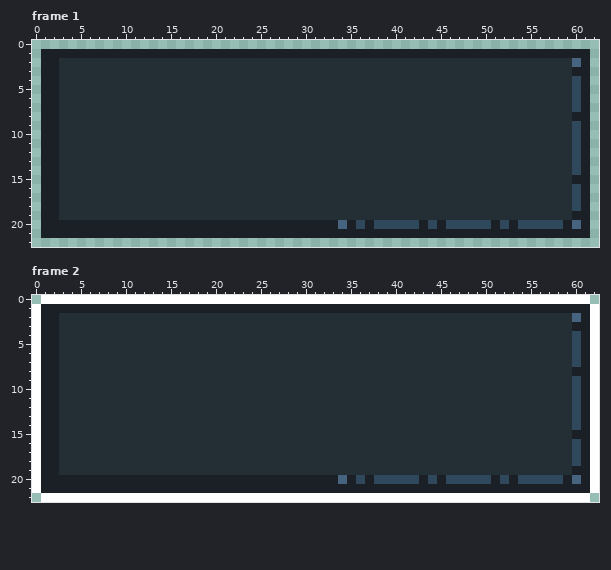
Pixel-art file: Assets/Art/UI/PlayerUIPanel.aseprite. This is how it looked before the edit.
64x25 pixels, 2 frames. Shown: frame 1, frame 2. The old version is drawn lined up with the new one, on the new canvas.
The same view after the edit:
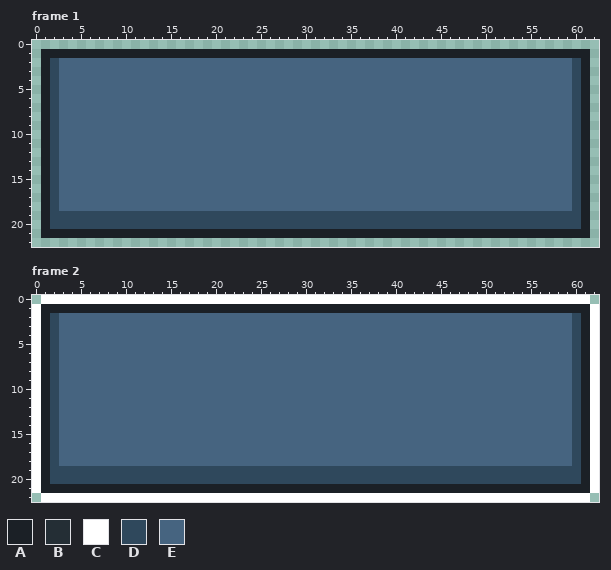
Palette (. is transparent): A #1b2026  B #242e35  C #ffffff  D #2f485c  E #466480
The exact change:
canvas 64x25 -> 63x23, the old top-left corner now at -1,-1 (the part of the old canvas that was cut away was empty and is not shown)
Changed rows in their new state; - is an unchanged pixel.
Frame 1:
first column x 2:
 2 DEEEEEEEEEEEEEEEEEEEEEEEEEEEEEEEEEEEEEEEEEEEEEEEEEEEEEEEEED
 3 DEEEEEEEEEEEEEEEEEEEEEEEEEEEEEEEEEEEEEEEEEEEEEEEEEEEEEEEEED
 4 DEEEEEEEEEEEEEEEEEEEEEEEEEEEEEEEEEEEEEEEEEEEEEEEEEEEEEEEEE-
 5 DEEEEEEEEEEEEEEEEEEEEEEEEEEEEEEEEEEEEEEEEEEEEEEEEEEEEEEEEE-
 6 DEEEEEEEEEEEEEEEEEEEEEEEEEEEEEEEEEEEEEEEEEEEEEEEEEEEEEEEEE-
 7 DEEEEEEEEEEEEEEEEEEEEEEEEEEEEEEEEEEEEEEEEEEEEEEEEEEEEEEEEE-
 8 DEEEEEEEEEEEEEEEEEEEEEEEEEEEEEEEEEEEEEEEEEEEEEEEEEEEEEEEEED
 9 DEEEEEEEEEEEEEEEEEEEEEEEEEEEEEEEEEEEEEEEEEEEEEEEEEEEEEEEEE-
10 DEEEEEEEEEEEEEEEEEEEEEEEEEEEEEEEEEEEEEEEEEEEEEEEEEEEEEEEEE-
11 DEEEEEEEEEEEEEEEEEEEEEEEEEEEEEEEEEEEEEEEEEEEEEEEEEEEEEEEEE-
12 DEEEEEEEEEEEEEEEEEEEEEEEEEEEEEEEEEEEEEEEEEEEEEEEEEEEEEEEEE-
13 DEEEEEEEEEEEEEEEEEEEEEEEEEEEEEEEEEEEEEEEEEEEEEEEEEEEEEEEEE-
14 DEEEEEEEEEEEEEEEEEEEEEEEEEEEEEEEEEEEEEEEEEEEEEEEEEEEEEEEEE-
15 DEEEEEEEEEEEEEEEEEEEEEEEEEEEEEEEEEEEEEEEEEEEEEEEEEEEEEEEEED
16 DEEEEEEEEEEEEEEEEEEEEEEEEEEEEEEEEEEEEEEEEEEEEEEEEEEEEEEEEE-
17 DEEEEEEEEEEEEEEEEEEEEEEEEEEEEEEEEEEEEEEEEEEEEEEEEEEEEEEEEE-
18 DEEEEEEEEEEEEEEEEEEEEEEEEEEEEEEEEEEEEEEEEEEEEEEEEEEEEEEEEE-
19 DDDDDDDDDDDDDDDDDDDDDDDDDDDDDDDDDDDDDDDDDDDDDDDDDDDDDDDDDDD
20 DDDDDDDDDDDDDDDDDDDDDDDDDDDDDDDDDD-D-----D-D-----D-D-----DD
Frame 2: the same change as frame 1
